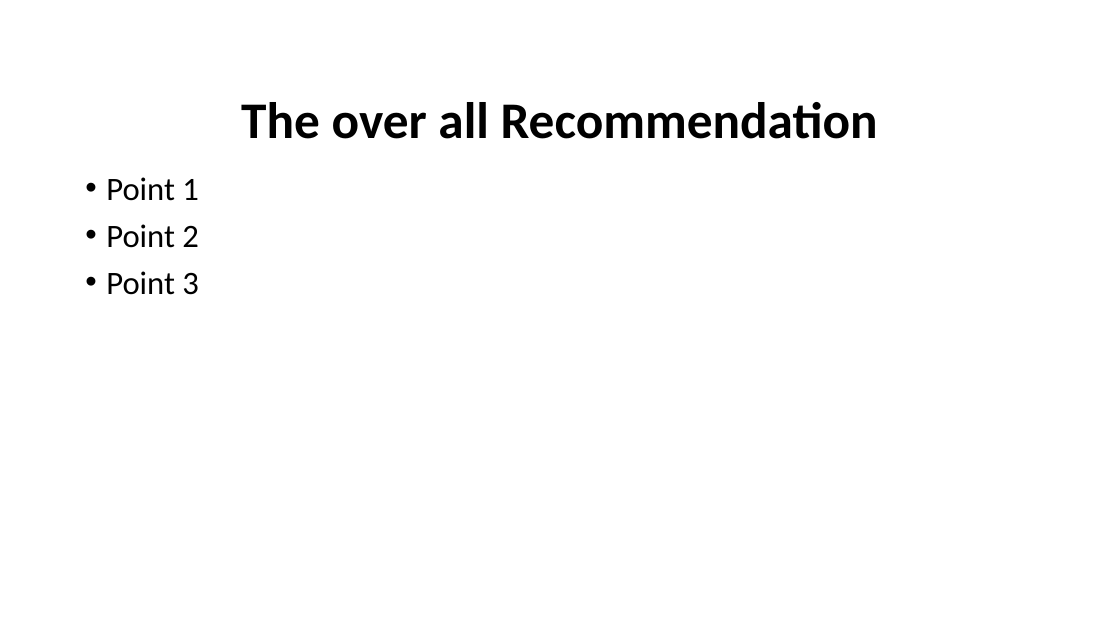
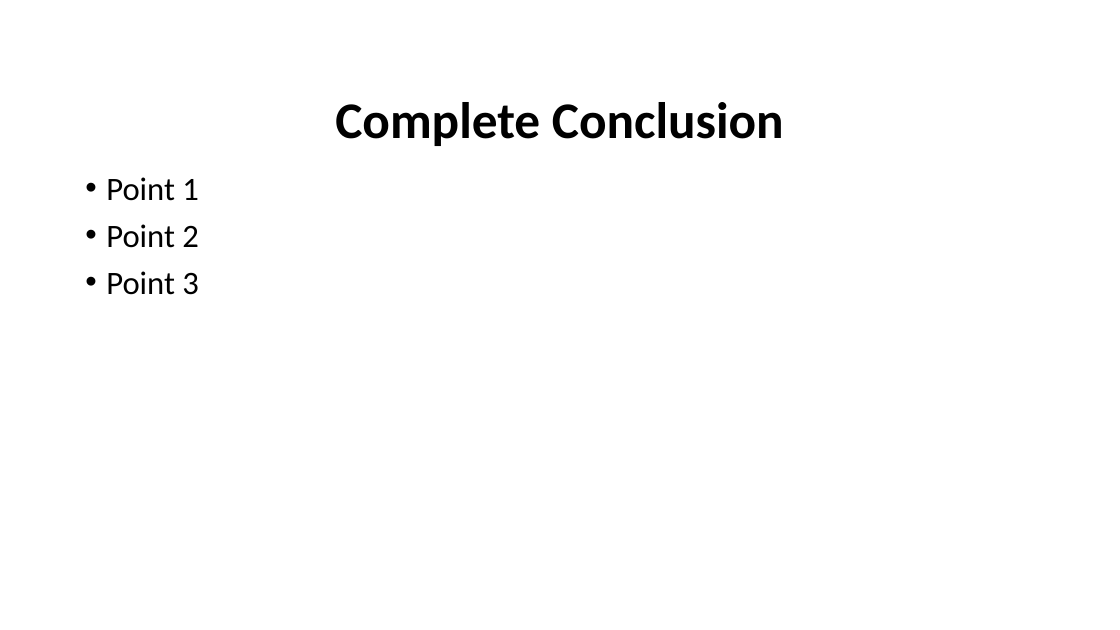
Before and after one commit to abelloma/project1, a slide deck: slide 15 of Project 1 Presentation.pptx (slide 8 before the commit). Drawn at 1120x630 pixels with LibreOffice and Linux fonts; fonts in the diff are those of the drawing; background and template pictures are left out. Boxes give left, top, right and bottom in pixels: in the first picture for what was removed or moved away, otherwise in the second. Text is boxed around its words. In the diff, an @@ line names an element or a change of style, - is before the commit and + after.

```diff
--- a/Project 1 Presentation.pptx
+++ b/Project 1 Presentation.pptx
@@ title at (335, 102, 784, 146): text changed @@
-The over all Recommendation
+Complete Conclusion
```
Also in this commit, not shown: 6 other slides changed, 8 slides added, 3 other files.
